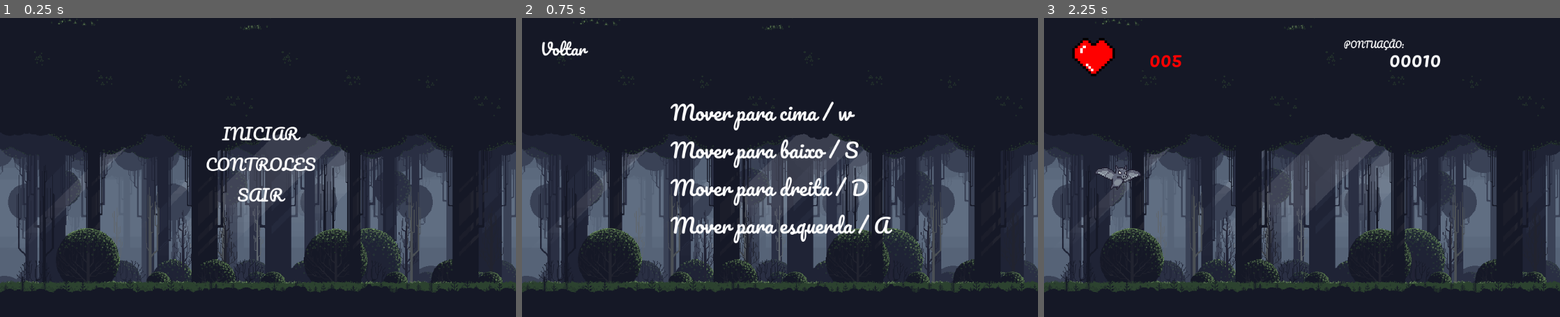
Above: before the commit, frames 1-3 (left to right).
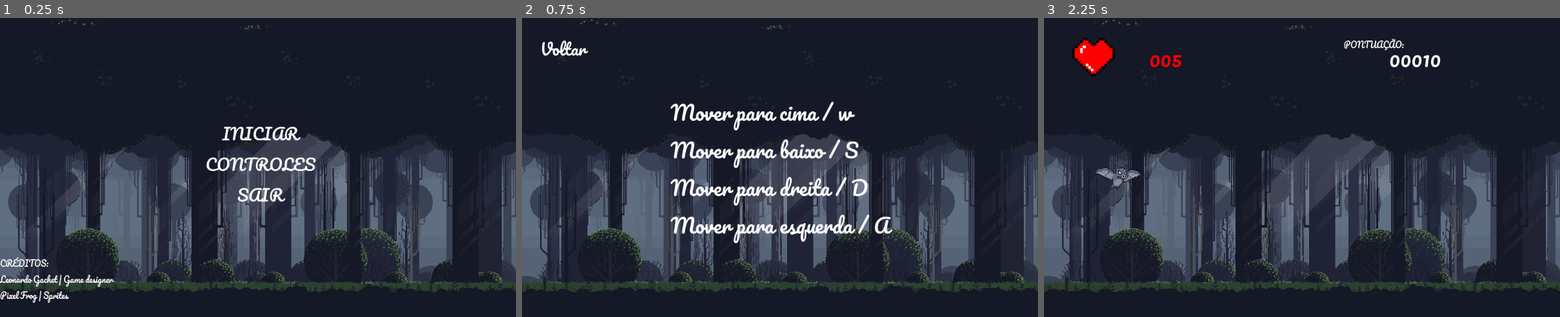
Above: after the commit, the same moments.

Repository: leoleokeo/Jogo
Game: Godot game, scene res://prefabs/start_screen.tscn
Same seed, same stepped clock (60 frames per second), same inputs: the game is played once before the commit and once after it.
Inputs:
- Up to frame 1 (0.25 s): no input
- Up to frame 2 (0.75 s): click "CONTROLES" at 0.5 s
- Up to frame 3 (2.25 s): click "Voltar" at 1.25 s; click "INICIAR" at 2 s

The runs differ from the first frame. In frame 1, 0.7% of the frame differs, in the area x 0-23%, y 80-96%; in frame 2, nothing differs; in frame 3, nothing differs.

Commit message:
finalizado Jogo 2 futuro repositorio proprio

Diff:
--- a/Jogo Antigo remake/prefabs/HUD.tscn
+++ b/Jogo Antigo remake/prefabs/HUD.tscn
@@ -1,8 +1,8 @@
 [gd_scene load_steps=8 format=2]
 
-[ext_resource path="res://assets/hearth.png" type="Texture" id=1]
+[ext_resource path="res://assets/outros/hearth.png" type="Texture" id=1]
 [ext_resource path="res://scripts/life_counter.gd" type="Script" id=2]
-[ext_resource path="res://assets/Pacifico-Regular.ttf" type="DynamicFontData" id=3]
+[ext_resource path="res://assets/outros/Pacifico-Regular.ttf" type="DynamicFontData" id=3]
 [ext_resource path="res://scripts/pointing.gd" type="Script" id=4]
 
 [sub_resource type="DynamicFont" id=1]
--- a/Jogo Antigo remake/prefabs/bullet.tscn
+++ b/Jogo Antigo remake/prefabs/bullet.tscn
@@ -1,6 +1,6 @@
 [gd_scene load_steps=3 format=2]
 
-[ext_resource path="res://assets/big_bullet.png" type="Texture" id=1]
+[ext_resource path="res://assets/outros/big_bullet.png" type="Texture" id=1]
 [ext_resource path="res://scripts/bullet.gd" type="Script" id=2]
 
 [node name="bullet" type="Area2D"]
--- a/Jogo Antigo remake/prefabs/control_screen.tscn
+++ b/Jogo Antigo remake/prefabs/control_screen.tscn
@@ -1,6 +1,6 @@
 [gd_scene load_steps=11 format=2]
 
-[ext_resource path="res://assets/Pacifico-Regular.ttf" type="DynamicFontData" id=1]
+[ext_resource path="res://assets/outros/Pacifico-Regular.ttf" type="DynamicFontData" id=1]
 [ext_resource path="res://assets/Background layers/Background.png" type="Texture" id=2]
 [ext_resource path="res://scripts/control_screen.gd" type="Script" id=3]
 
--- a/Jogo Antigo remake/prefabs/start_screen.tscn
+++ b/Jogo Antigo remake/prefabs/start_screen.tscn
@@ -1,8 +1,11 @@
-[gd_scene load_steps=18 format=2]
+[gd_scene load_steps=19 format=2]
 
-[ext_resource path="res://assets/Pacifico-Regular.ttf" type="DynamicFontData" id=1]
+[ext_resource path="res://assets/outros/Pacifico-Regular.ttf" type="DynamicFontData" id=1]
 [ext_resource path="res://scripts/start_screen.gd" type="Script" id=2]
 [ext_resource path="res://assets/Background layers/Background.png" type="Texture" id=3]
+
+[sub_resource type="DynamicFont" id=15]
+font_data = ExtResource( 1 )
 
 [sub_resource type="StyleBoxFlat" id=2]
 bg_color = Color( 0.6, 0.6, 0.6, 0 )
@@ -97,6 +100,17 @@
 texture = ExtResource( 3 )
 centered = false
 
+[node name="créditos" type="Label" parent="."]
+anchor_top = 1.0
+anchor_bottom = 1.0
+margin_top = -125.0
+margin_right = 223.0
+custom_fonts/font = SubResource( 15 )
+text = "CRÉDITOS:
+Leonardo Gachet | Game designer
+Pixel Frog | Sprites
+"
+
 [node name="controls" type="VBoxContainer" parent="."]
 anchor_left = 0.5
 anchor_top = 0.5
--- a/Jogo Antigo remake/project.godot
+++ b/Jogo Antigo remake/project.godot
@@ -10,9 +10,12 @@
 
 [application]
 
-config/name="Jogo_2_git"
+config/name="Bullet Bat"
 run/main_scene="res://prefabs/start_screen.tscn"
-config/icon="res://icon.png"
+boot_splash/image="res://assets/outros/Bullet Bat.png"
+boot_splash/use_filter=false
+config/icon="res://assets/outros/bat.png"
+config/windows_native_icon="res://assets/icon (2).ico"
 
 [autoload]
 
Not shown, removed: Jogo Antigo remake/assets/big_bullet.png.import
Not shown, removed: Jogo Antigo remake/assets/bullet.png.import
Not shown, removed: Jogo Antigo remake/assets/hearth.png.import
Binary file added: Jogo Antigo remake/assets/icon (2).ico
Binary file added: Jogo Antigo remake/assets/outros/Bullet Bat.png
Not shown, added: Jogo Antigo remake/assets/outros/Bullet Bat.png.import
Renamed: Jogo Antigo remake/assets/Pacifico-Regular.ttf -> Jogo Antigo remake/assets/outros/Pacifico-Regular.ttf
Binary file added: Jogo Antigo remake/assets/outros/Pngtreehalloween bat commercial material_4055730.ico
Binary file added: Jogo Antigo remake/assets/outros/bat.png
Not shown, added: Jogo Antigo remake/assets/outros/bat.png.import
Renamed: Jogo Antigo remake/assets/big_bullet.png -> Jogo Antigo remake/assets/outros/big_bullet.png
Not shown, added: Jogo Antigo remake/assets/outros/big_bullet.png.import
(and 11 more such lines)
